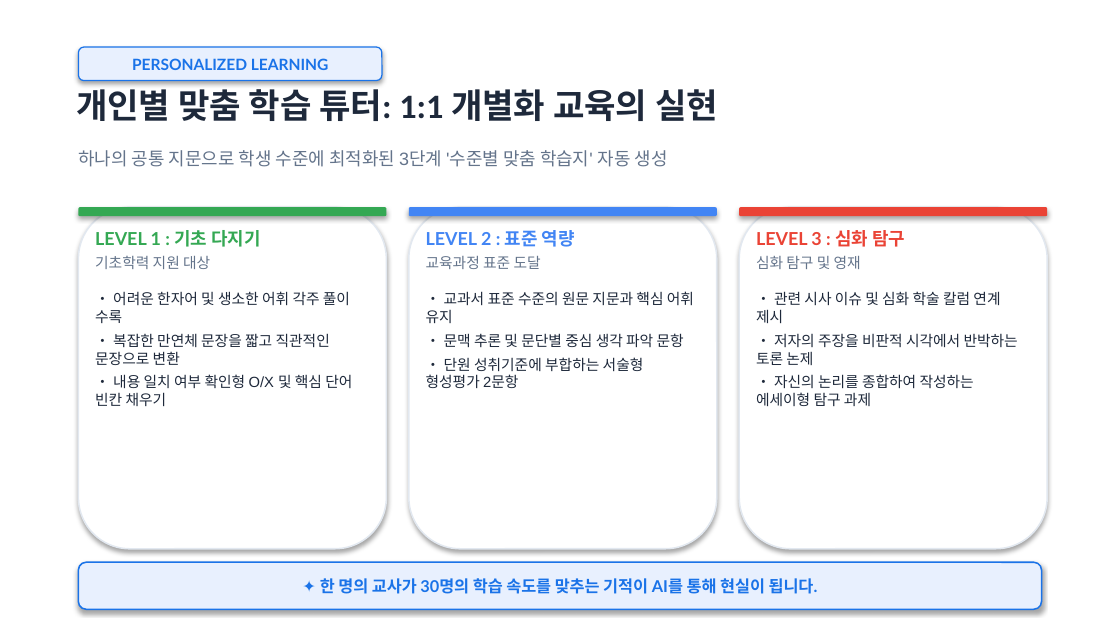
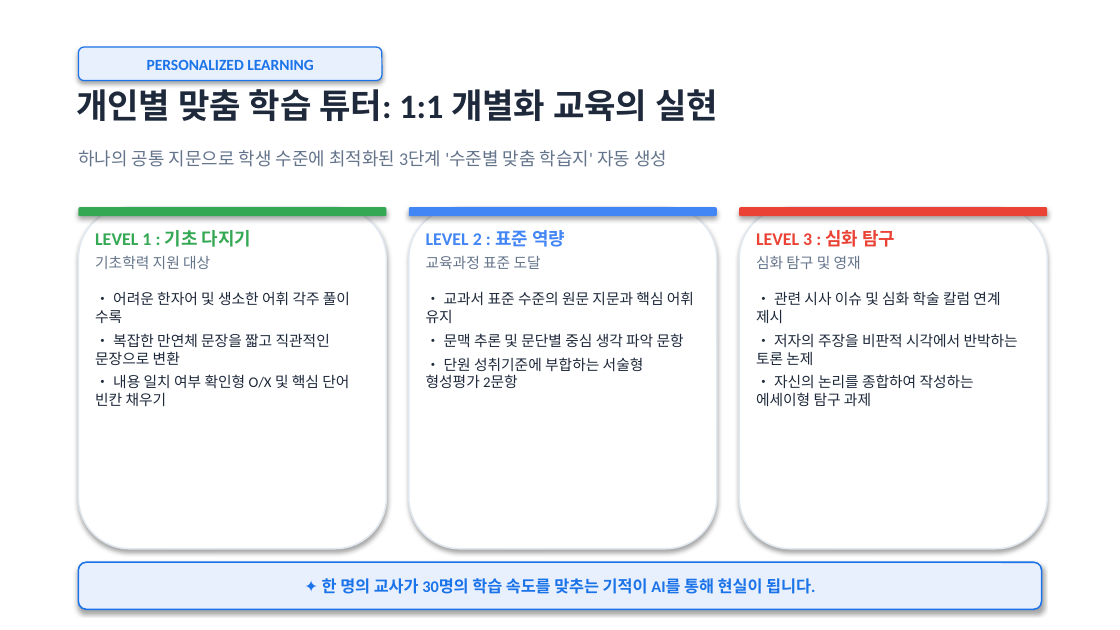
Before and after one commit to kecfai7/ppt_master, a slide deck: slide 12 of presentations/AI 시대-교육의 문법이 바뀌다-어린왕자.pptx. Drawn at 1120x630 pixels with LibreOffice and Linux fonts; fonts in the diff are those of the drawing; background and template pictures are left out. Boxes give left, top, right and bottom in pixels: in the first picture for what was removed or moved away, otherwise in the second. Text is boxed around its words. In the diff, an @@ line names an element or a change of style, - is before the commit and + after.

Commit message:
Normalize all 14 presentations to canonical Paperlogy font

```diff
--- a/presentations/AI 시대-교육의 문법이 바뀌다-어린왕자.pptx
+++ b/presentations/AI 시대-교육의 문법이 바뀌다-어린왕자.pptx
@@ rounded rectangle "PERSONALIZED LEARNING" at (x1=78, y1=47, x2=382, y2=81): font Lato to Calibri @@
@@ text "하나의 공통 지문으로 학생 수준에 ..." at (x1=78, y1=150, x2=667, y2=167): font Arial to Calibri @@
@@ text "LEVEL 1 : 기초 다지기" at (x1=95, y1=230, x2=350, y2=406): font Lato to Calibri in "LEVEL 1 : 기초 다지기"; font Arial to Calibri in "기초학력 지원 대상", "• 어려운 한자어 및 생소한 어휘 각주 ...", "• 복잡한 만연체 문장을 짧고 직관적인 문장으로 ...", "• 내용 일치 여부 확인형 O/X 및 ..." @@
@@ text "LEVEL 2 : 표준 역량" at (x1=426, y1=230, x2=694, y2=388): font Lato to Calibri in "LEVEL 2 : 표준 역량"; font Arial to Calibri in "교육과정 표준 도달", "• 교과서 표준 수준의 원문 지문과 핵심 ...", "• 문맥 추론 및 문단별 중심 생각 ...", "• 단원 성취기준에 부합하는 서술형 형성평가 2문항" @@
@@ text "LEVEL 3 : 심화 탐구" at (x1=756, y1=230, x2=1018, y2=406): font Lato to Calibri in "LEVEL 3 : 심화 탐구"; font Arial to Calibri in "심화 탐구 및 영재", "• 관련 시사 이슈 및 심화 학술 ...", "• 저자의 주장을 비판적 시각에서 반박하는 토론 ...", "• 자신의 논리를 종합하여 작성하는 에세이형 탐구 ..." @@
@@ rounded rectangle "✦ 한 명의 교사가 30명의 ..." at (x1=78, y1=562, x2=1042, y2=609): font Lato to Calibri @@
```
Also in this commit, not shown: 21 other slides changed, 20 other files.
